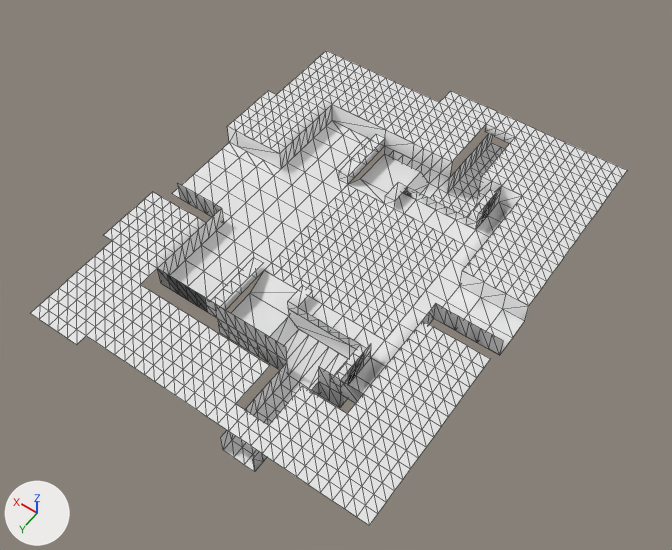
What one commit did to the OBJ model Ods217/Assets/Level_Data/lvl_DerelictShip/Meshes/lvl_shipBigRoom2.obj.
Rendered twice from a 50 mm camera at (-36.7, 41.5, 60.6) aimed at (-8.3, 1.8, -1.9). The axes (+X, +Y, +Z) are drawn at lower left. The lights are the same throughout. Mesh edges are drawn as thin lines. Where no turn or scale is listed for an object, it has been applied to the vertices. Vertices at the same position are counted once.
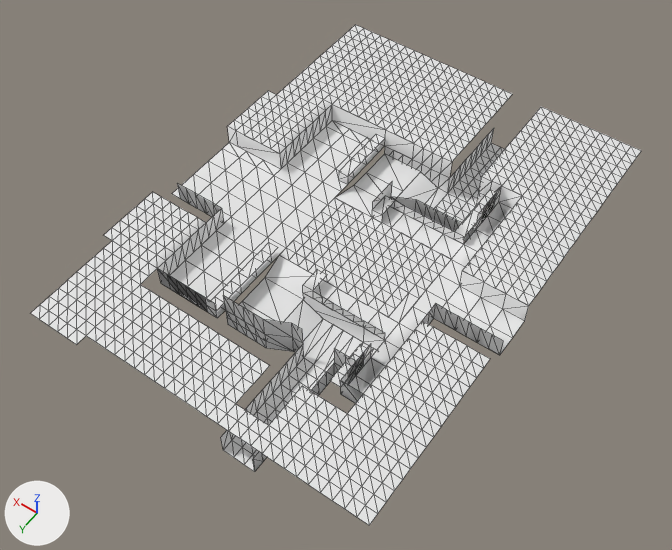
Where the change shows, as pixel boxes [x1, y1, x2, y2] in the pictures (672 x 550 px; the box of a moved part takes in the faces that stretch with it):
'Default', reshaped: before [31, 50, 627, 525]; after [31, 25, 641, 525]
part 1 of me_default, moved or reshaped: before [215, 255, 412, 408]; after [223, 242, 385, 395]
part 2 of me_default, built on: before [485, 112, 526, 143]; after [327, 25, 641, 170]
part 3 of me_default, moved or reshaped: before [341, 154, 479, 259]; after [335, 154, 479, 244]

The change in detail:
me_default is used by ob_default; location (0.0, 0.0, 0.0).
me_default had 1331 vertices, 2186 faces and spanned x -24.0..8.0, y -20.0..21.0, z -2.0..2.0.
me_default now has 1415 vertices, 2304 faces and spans x -24.0..8.0, y -23.0..21.0, z -2.0..2.0.
me_default part 1: 1 vertex moved from x -15.0, y 12.0, z -2.0 to x -14.0, y 11.0, z -2.0; 69 vertices removed from x -16.0..-4.0, y 3.0..12.0, z -2.0..2.0; 62 vertices added at x -16.0..-3.0, y 4.0..11.0, z -2.0..2.0.
me_default part 2: 1 vertex moved from x -12.0, y -20.0, z 2.0 to x -11.0, y -21.0, z 2.0; 9 vertices removed from x -14.0..-11.0, y -20.0..-18.0, z 1.0..2.0; 115 vertices added at x -24.0..7.0, y -23.0..-19.0, z 2.0.
me_default part 3: 33 vertices removed from x -16.0..-4.0, y -11.0..-5.0, z -2.0..1.0; 18 vertices added at x -16.0..-4.0, y -9.0..-4.0, z -2.0..2.0.
